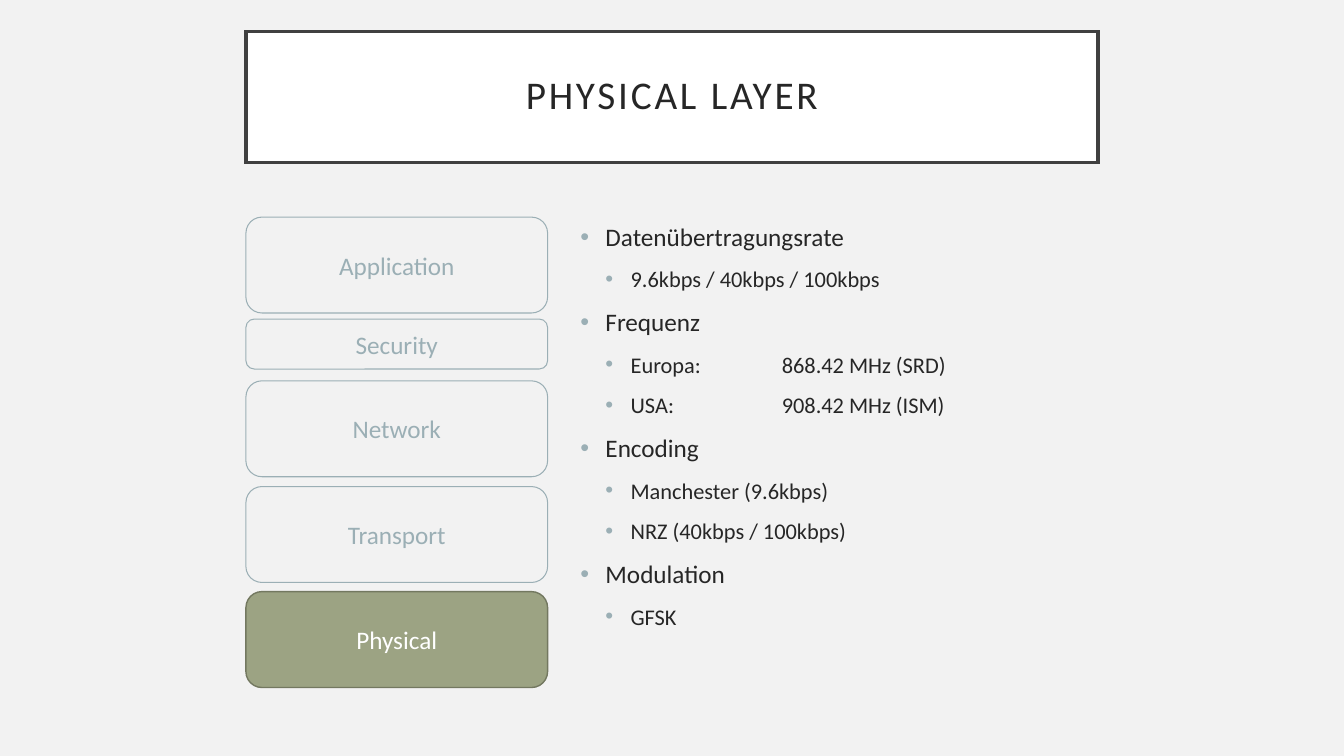
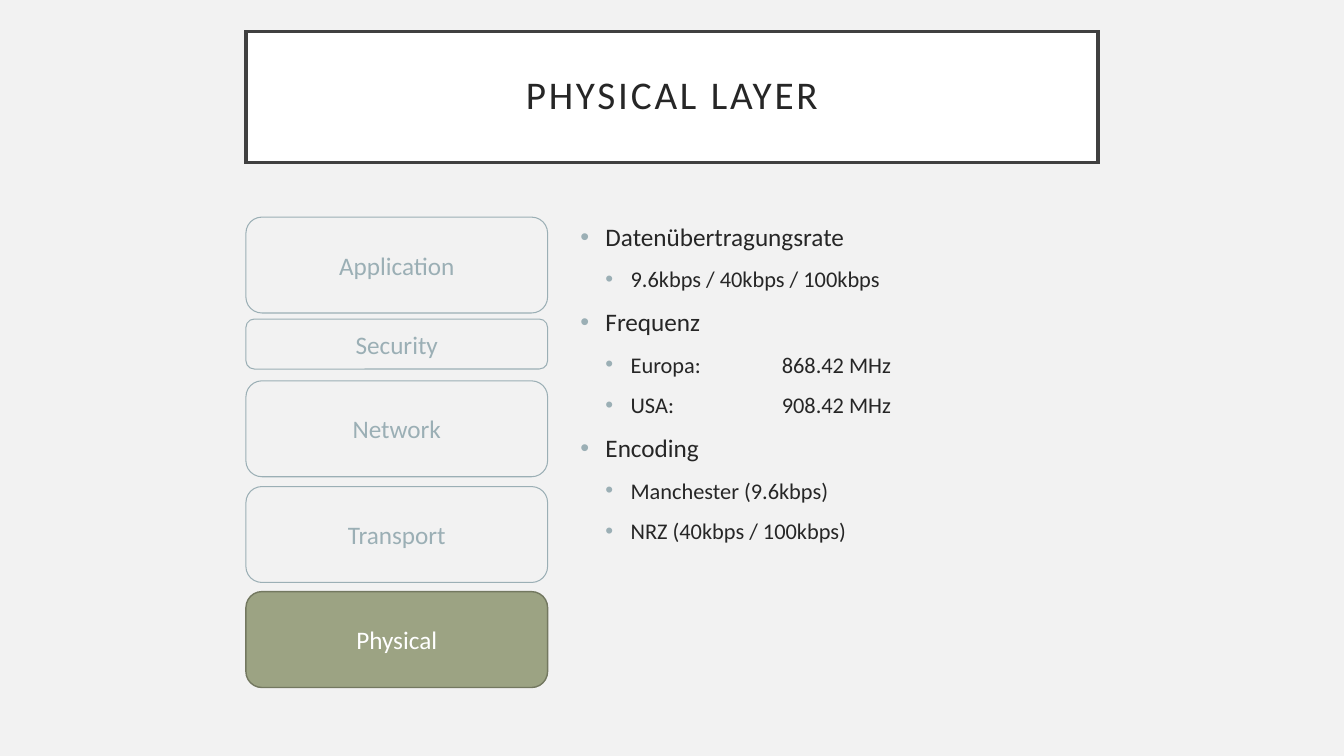
Before and after one commit to die-z-welle/zwave-factsheet, a slide deck: slide 10 of Z-Wave_Presentation_backup.pptx. Drawn at 1344x756 pixels with LibreOffice and Linux fonts; fonts in the diff are those of the drawing; background and template pictures are left out. Boxes give left, top, right and bottom in pixels: in the first picture for what was removed or moved away, otherwise in the second. Text is boxed around its words. In the diff, an @@ line names an element or a change of style, - is before the commit and + after.

Commit message:
korrekturen

```diff
--- a/Z-Wave_Presentation_backup.pptx
+++ b/Z-Wave_Presentation_backup.pptx
@@ text at (x1=631, y1=357, x2=891, y2=413): text changed @@
-  • Europa: 868.42 MHz (SRD)
-  • USA: 908.42 MHz (ISM)
+  • Europa: 868.42 MHz
+  • USA: 908.42 MHz
@@ text at (x1=605, y1=565, x2=724, y2=625): paragraphs removed @@
-• Modulation
-  • GFSK
```
